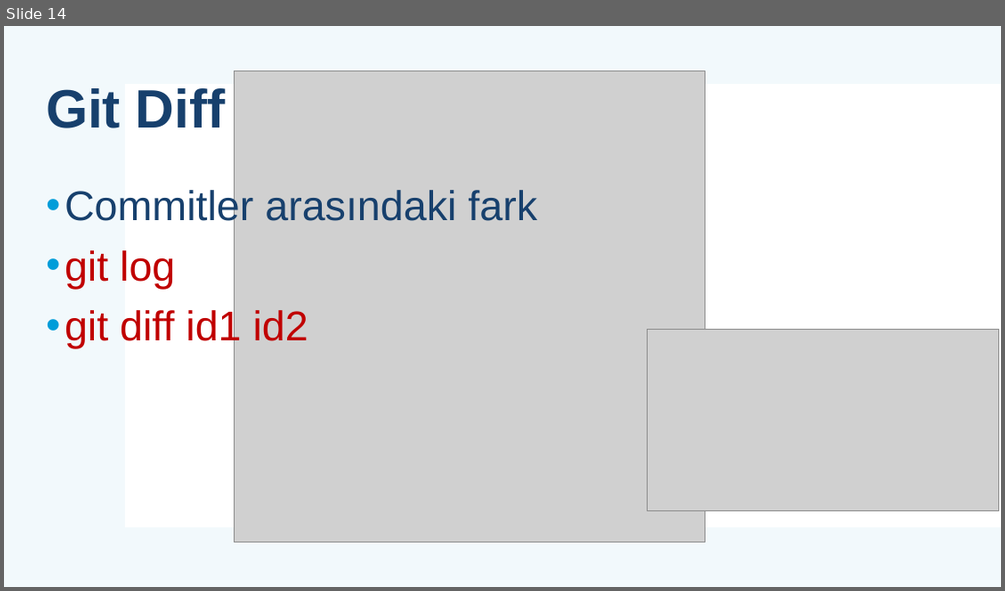
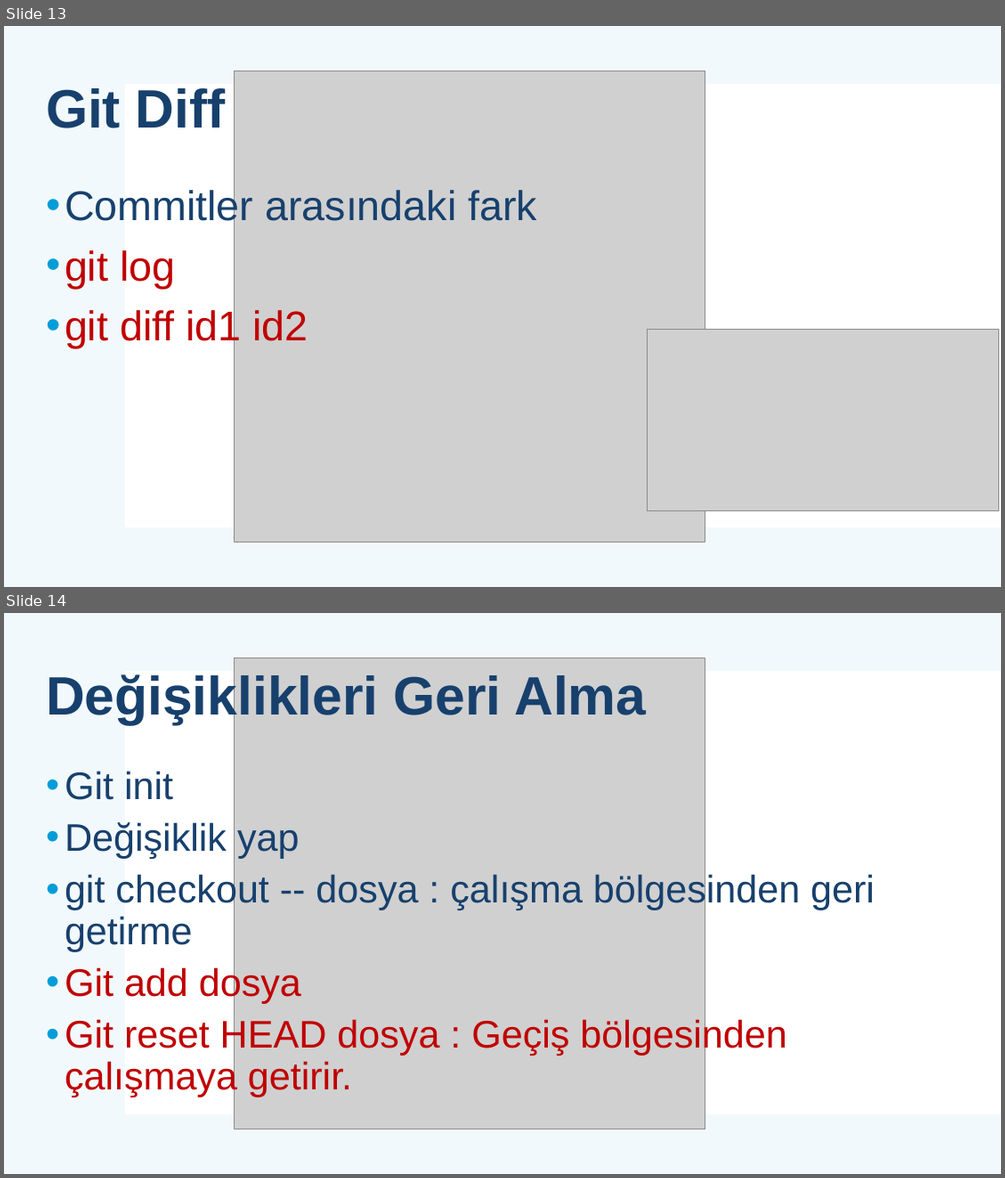
Before and after one commit to mehmetsungur/GitGithub, a slide deck: GitGithub.pptx. Shown one above the other, each under a label of ours: slide 14 before the commit, slides 13 and 14 after it. The pictures are 1005x591 and 1005x1178 pixels, drawn with LibreOffice and Linux fonts; fonts in the diff are those of the drawing; grey boxes stand for pictures. Boxes give left, top, right and bottom in pixels: in the first picture for what was removed or moved away, otherwise in the second. Text is boxed around its words. In the diff, an @@ line names an element or a change of style, - is before the commit and + after.

```diff
--- a/GitGithub.pptx
+++ b/GitGithub.pptx
@@ slide 14 added at bbox=[4, 613, 1001, 1174], background #FFFFFF; not listed: 2 template elements that a slide beside it also shows @@
@@ picture added at bbox=[235, 657, 704, 1128] @@
@@ title added at bbox=[46, 671, 646, 724], 52 pt, text #17406D, bold @@
+Değişiklikleri Geri Alma
@@ text added at bbox=[65, 771, 874, 1096], 37 pt, text #17406D @@
+• Git init
+• Değişiklik yap
+• git checkout -- dosya : çalışma bölgesinden geri getirme
+• Git add dosya
+• Git reset HEAD dosya : Geçiş bölgesinden çalışmaya getirir.
@@ what was slide 14 is now slide 13 @@
```
Also in this commit, not shown: 1 slide changed, 12 other slides added, 1 other file.
